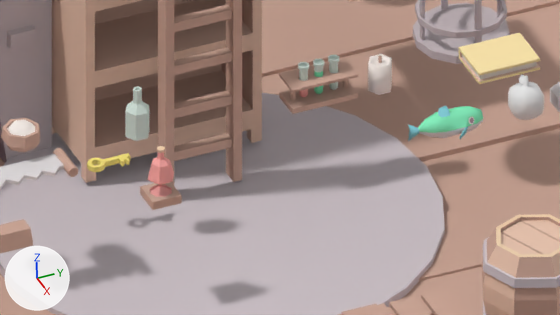
What one commit did to the Blender file Assets/Models/Korigame/Props.blend.
Before and after are seen from the file's camera 'Camera'. The axes (+X, +Y, +Z) are drawn at lower left. The lights are the same throughout.

The first picture shows 'Apple', 'Barrel', 'Barrel Lid', 'Book Yellow', 'Bookcase', 'Cage', 'Fireplace', 'Fish', 'Floor', 'Ladder', 'Platform', 'Saw', 'Test Tube Set'.
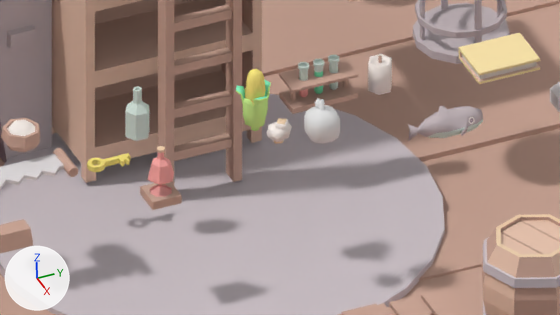
Where the newer file only moved an object's origin or applied its transform, the numbers keep the older frame.

Pixel boxes [x1, y1, x2, y2] of what changed, in the pictures (560 x 315 px; the box of a moved part takes in the faces that stretch with it):
'Apple', moved
    before: [508, 74, 544, 120]
    after: [304, 98, 340, 144]
'Corn', added
    after: [236, 69, 271, 131]
    faces in mat_green_light (green #d6ff99): [236, 82, 271, 131]
    faces in mat_gold (yellow #fcea81): [245, 69, 266, 106]
    faces in mat_green_medium (green #89f3c2): [236, 80, 270, 100]
'Popcorn', added
    after: [267, 118, 292, 144]
    faces in mat_white_off_light (white #faf1eb): [267, 119, 292, 142]
part 1 of me_cylinder_022, moved or reshaped
    before: [460, 114, 477, 139]
    after: [461, 114, 477, 136]
part 2 of me_cylinder_022, moved or reshaped
    both: [438, 106, 450, 117]
part 3 of me_cylinder_022, recoloured
    both: [408, 124, 419, 141]
part 4 of me_cylinder_022, recoloured
    before: [419, 132, 431, 137]
    after: [419, 132, 436, 137]
part 5 of me_cylinder_022, recoloured (green to grey)
    both: [418, 106, 483, 132]

What changed in the scene script:
```text
Add mat_green_light:
    mat_green_light = diffuse_material('Green Light')
    mat_green_light.base_color = (0.673, 1.0, 0.32)  # green #d6ff99
Change me_cylinder_022:
    used by ob_fish; location = (1.404, 1.194, 0.445)
    verts and faces of me_cylinder_022; kept vertices keep their numbers, new ones are numbered from 161
    before: 36 (0.0, -0.054, 0.135) at pixel (438, 108), 37 (0.0, 0.005, 0.142) at pixel (446, 105)
    remove me_cylinder_022.from_pydata(...)  # 161 vertices, 137 faces; spans x -0.155..0.155, y -0.293..0.272, z -0.113..0.142
    add me_cylinder_022.from_pydata(...)  # 122 vertices, 128 faces; spans x -0.151..0.15, y -0.293..0.272, z -0.113..0.152
    me_cylinder_022 part 1
    83 vertices are removed from x -0.155..0.155, y 0.044..0.272, z -0.075..0.043
    79 faces are deleted
    17 vertices move from x -0.098..0.098, y -0.143..0.19, z -0.08..0.031 to x -0.098..0.098, y -0.178..0.193, z -0.067..0.032
    44 vertices are added at x -0.151..0.15, y 0.052..0.272, z -0.059..0.042
    20 new faces join them, mat_gray_dark (light grey #c5b8bc)
    4 new faces join them, mat_glass (white #d6e6de)
    8 new faces join them, mat_red_medium (pink #fbaba7)
    16 new faces join them, mat_black (grey #b19da8)
    22 new faces join them, mat_white_off_light (white #faf1eb)
    me_cylinder_022 part 2
    add verts[36] = (0.0, -0.048, 0.152)  # moved, pixel (439, 105)
    add verts[37] = (0.0, -0.016, 0.144)  # moved, pixel (443, 105)
    me_cylinder_022 part 3: 16 faces spanning x -0.034..0.033, y -0.293..0.028, z -0.087..0.152 switch from mat_turquoise_medium (cyan #88d4de) to mat_gray_dark (light grey #c5b8bc)
    me_cylinder_022 part 4: 4 faces spanning x -0.065..0.065, y -0.213..-0.1, z -0.067..-0.014 switch from mat_gray_light (light grey #e1ddde) to mat_gray_dark (light grey #c5b8bc)
    me_cylinder_022 part 5: 24 faces spanning x -0.098..0.098, y -0.213..0.272, z -0.028..0.09 switch from mat_green_medium (green #89f3c2) to mat_gray_dark (light grey #c5b8bc)
    remove me_cylinder_022.materials.append(mat_yellow_medium)  # beige #fce6ac
    remove me_cylinder_022.materials.append(mat_pink_medium)  # pink #f0bdc3
    add me_cylinder_022.materials.append(mat_red_medium)  # pink #fbaba7
    add me_cylinder_022.materials.append(mat_glass)  # white #d6e6de
Add me_cylinder_006:
    me_cylinder_006.from_pydata(...)  # 102 vertices, 98 faces; spans x -0.101..0.141, y -0.134..0.14, z -0.266..0.232
    me_cylinder_006.polygons.foreach_set('use_smooth', [True] * 98)
    # faces by material slot: [57, 25, 16]
    me_cylinder_006.materials.append(mat_green_light)  # green #d6ff99
    me_cylinder_006.materials.append(mat_gold)  # yellow #fcea81
    me_cylinder_006.materials.append(mat_green_medium)  # green #89f3c2
Add me_cylinder_018:
    me_cylinder_018.from_pydata(...)  # 69 vertices, 53 faces; spans x -0.085..0.1, y -0.085..0.097, z -0.082..0.094
    me_cylinder_018.polygons.foreach_set('use_smooth', [True] * 53)
    # faces by material slot: [48, 5]
    me_cylinder_018.materials.append(mat_white_off_light)  # white #faf1eb
    me_cylinder_018.materials.append(mat_brown_light)  # beige #efd1b0
Change ob_apple:
    ob_apple.location: (1.375, 1.829, 0.487) -> (1.072, 0.373, 0.487)
Add ob_corn:
    ob_corn = bpy.data.objects.new('Corn', me_cylinder_006)
    ob_corn.location = (0.639, 0.043, 0.498)
Add ob_popcorn:
    ob_popcorn = bpy.data.objects.new('Popcorn', me_cylinder_018)
    ob_popcorn.location = (1.047, 0.041, 0.452)
```
